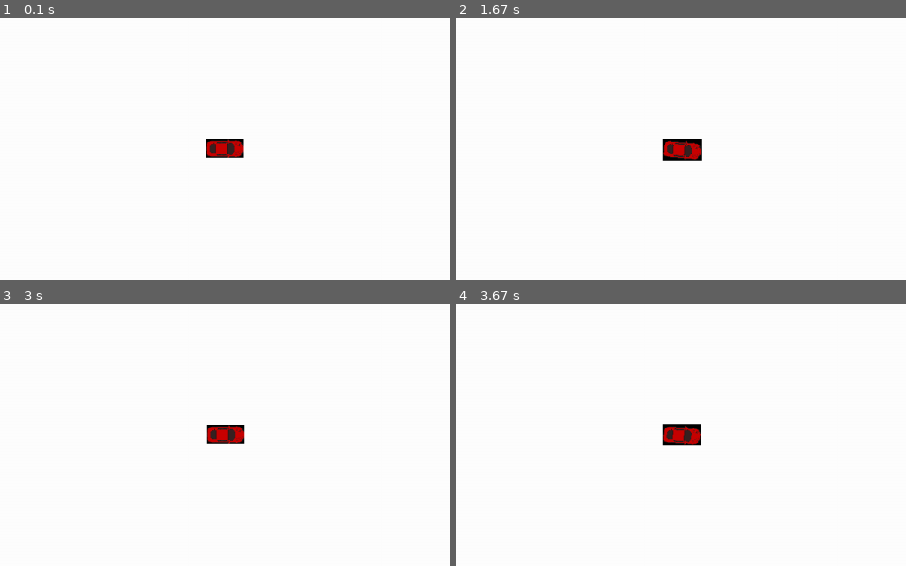
Above: before the commit, frames 1-4 (two rows, left to right).
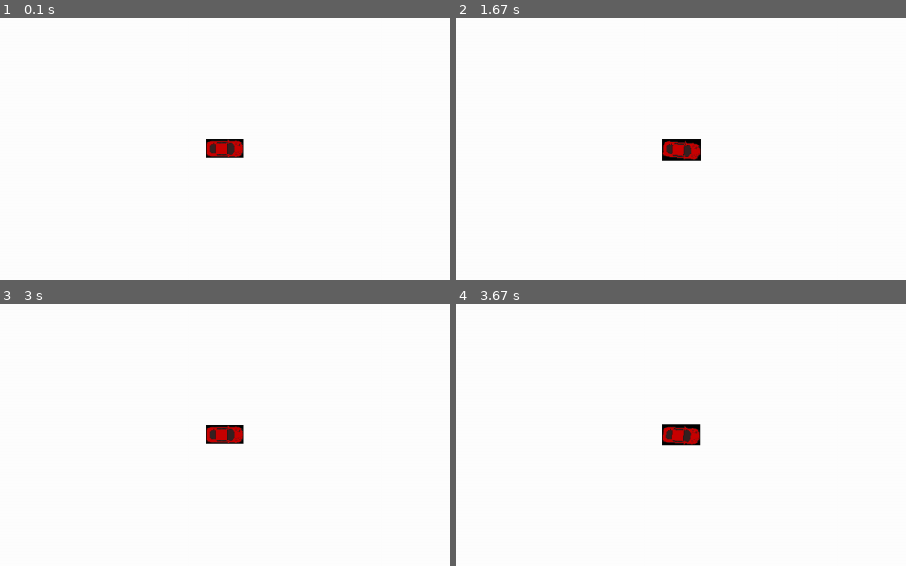
Above: after the commit, the same moments.

Repository: marcroy898/RLSimulation
Game: pygame game, started from main.py
Same seed, same stepped clock (60 frames per second), same inputs: the game is played once before the commit and once after it.
Inputs:
- Up to frame 1 (0.1 s): no input
- Up to frame 2 (1.67 s): hold D 0.33-0.8 s; hold W 0.83-1.13 s; hold D 1.17-1.63 s
- Up to frame 3 (3 s): hold A 1.67-2.2 s; hold A 2.23-2.63 s
- Up to frame 4 (3.67 s): hold D from 3.07 s (still down)
The pictures show only the part of the screen within x 0-50%, y 17-67%; the shares and areas given below are measured in that part.
In our replay, the window is 600x450 before the commit and 900x525 after it. These sizes can differ from the game's own. Grey fills any space a smaller window leaves; there, only what the larger window draws over its background counts as a difference.

The runs differ from the first frame. In frame 1, less than 0.1% of the frame differs, in the area x 50-55%, y 48-54%; in frame 2, 0.2%; in frame 3, 0.2%; in frame 4, 0.2%, in the area x 45-55%, y 45-55%.

Commit message:
Restructuring and sliding friction

Diff:
--- a/car.py
+++ b/car.py
@@ -1,38 +1,41 @@
 import time
 import pygame
-
+from math import *
+from config_var import *
+import numpy as np
 
 class Car:
 
-    def __init__(self, x, y, image, speed):
-        self.speed = speed
-        self.max_speed = 500 #pixels
-        self.acceleration = 85 #pixels
+    def __init__(self, x, y, image, start_speed):
+        self.position = [x, y]
+        self.velocity = 0
+        self.acceleration = 0
+        self.pointing_vector = [0, 0]
+
         self.angle = 0
         self.rotate_factor = 0
-        self.x = x
-        self.y = y
-        self.dx = 0
-        self.dy = 0
         self.source_image = pygame.image.load(image).convert()
         self.source_image = pygame.transform.scale(self.source_image, (50,25))
         self.image = self.source_image
-        self.rect = self.image.get_rect().move(self.x,self.y)
-
+        self.rect = self.image.get_rect().move(self.position)
 
     def rotate_sequence(self):
-        self.angle = self.rotate_factor % 360
+        self.angle = self.rotate_factor % 360 #Prevent rotation overflow
         self.image = pygame.transform.rotate(self.source_image, self.angle)
+
+        #Keeps the car in place when rotating
         x,y = self.rect.center
         self.rect = self.image.get_rect()
         self.rect.center = (x, y)
 
 
     def update_pos(self):
-        self.rect = self.image.get_rect(topleft=(self.x, self.y)) #Set rectangle to match x and y
+        self.pointing_vector = [(cos(radians(self.angle))), (sin(radians(self.angle)))]
+        self.acceleration = 0
+        self.rect = self.image.get_rect(topleft=self.position)
         pressed = pygame.key.get_pressed()
-        if pressed[pygame.K_w]:
-            self.x = self.x + self.speed
+
+        #Rotation
         if pressed[pygame.K_a]:
             self.rotate_factor += .1
 
@@ -41,6 +44,27 @@
 
         if self.rotate_factor != 0:
             self.rotate_sequence()
-            print(self.image.get_size())
 
-        # self.speed = self.speed + self.acceleration
+        #Movement
+        if pressed[pygame.K_w]:
+            self.acceleration = ACCELERATION_CONSTANT
+
+        if abs(self.velocity) < MAX_SPEED:
+            self.velocity += self.acceleration
+        else:
+            self.velocity = MAX_SPEED
+
+        #Friction
+        if self.acceleration == 0 and self.velocity > 0:
+            self.velocity -= FRICTION
+            self.velocity = max(0, self.velocity)
+
+        if self.acceleration == 0 and self.velocity < 0:
+            self.velocity += FRICTION
+            self.velocity = max(0, self.velocity)
+
+        dx = self.velocity * self.pointing_vector[0]
+        dy = self.velocity * self.pointing_vector[1]
+        self.position = [self.position[0] + dx, self.position[1] - dy] #Subtract from y since top corner is Y=0
+
+        print("Pos: " + str(self.position) + " Velocity: " + str(self.velocity) + " Acc: " + str(self.acceleration))
--- /dev/null
+++ b/config_var.py
@@ -0,0 +1,4 @@
+#Car Constants
+FRICTION = 0.0002
+MAX_SPEED = .5
+ACCELERATION_CONSTANT = .0004
--- a/main.py
+++ b/main.py
@@ -1,26 +1,26 @@
 import pygame
 from car import Car
 
-#Intializes pygame
-pygame.init()
+class Game:
+    def __init__(self):
+        self.screen = pygame.display.set_mode((1200, 700))
+        self.player_car = Car(280, 280, 'Assets/car.png', .05)
 
-#Screen intialization, WidthxHeight
-screen = pygame.display.set_mode((800,600))
+    def game_loop(self):
+        running = True
+        while running:
+            self.screen.fill((255, 255, 255))  # Background drawn first
 
-#Car intialization
-player_car = Car(280, 280, 'Assets/car.png', .05)
+            for event in pygame.event.get():
+                if event.type == pygame.QUIT:
+                    running = False
+
+            self.screen.blit(self.player_car.image, self.player_car.rect)
+            pygame.draw.rect(self.screen, (10, 10, 10), self.player_car.rect, 1)
+            self.player_car.update_pos()
+            pygame.display.update()
 
 
-#Running Game Loop: Anything persistent must be in here
-running = True
-while running:
-    screen.fill((255, 255, 255)) #Background drawn first
 
-    for event in pygame.event.get():
-        if event.type == pygame.QUIT:
-            running = False
-
-    screen.blit(player_car.image, player_car.rect)
-    pygame.draw.rect(player_car.image,(10,10,10), player_car.rect, 1)
-    player_car.update_pos()
-    pygame.display.update()
+pygame.init()
+Game().game_loop()
